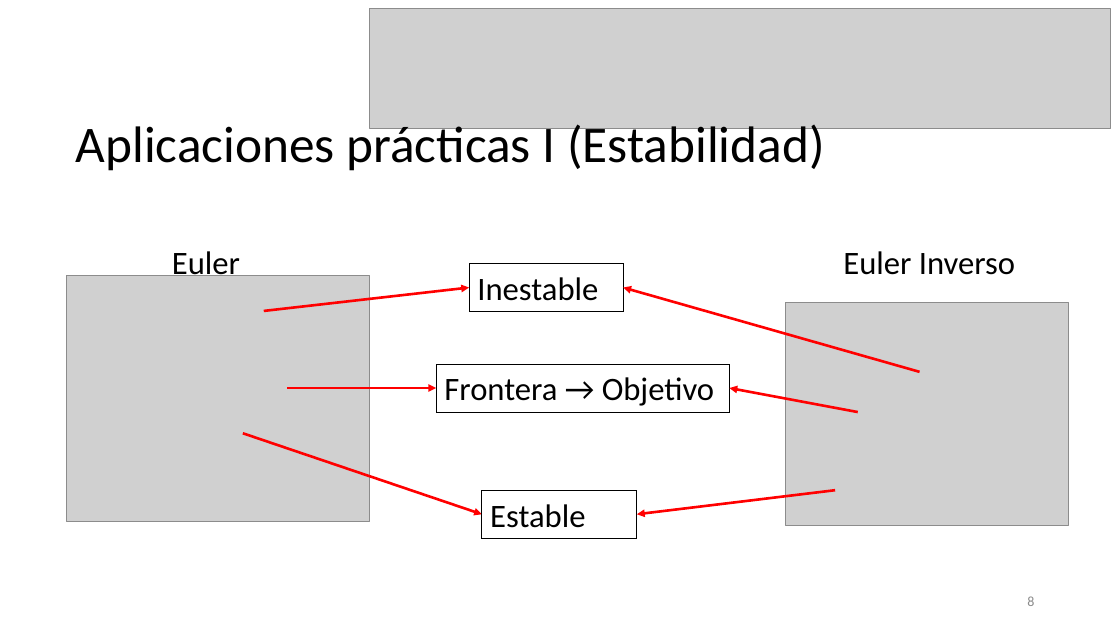
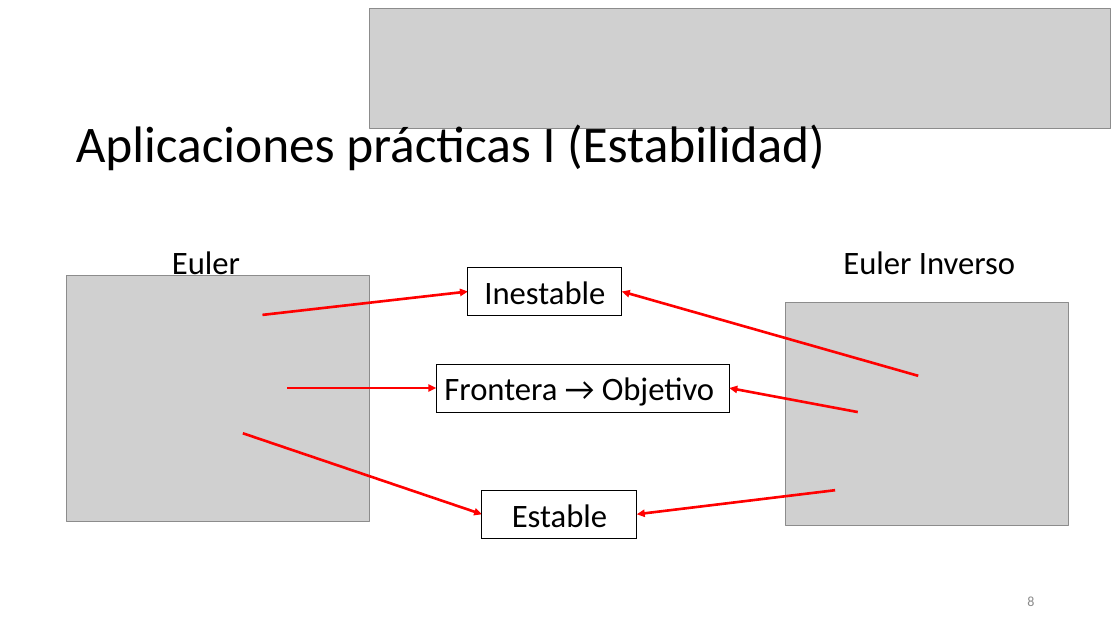
Before and after one commit to BlancaBC/Gravity, a slide deck: slide 8 of Presentacion.pptx. Drawn at 1120x630 pixels with LibreOffice and Linux fonts; fonts in the diff are those of the drawing; grey boxes stand for pictures. Boxes give left, top, right and bottom in pixels: in the first picture for what was removed or moved away, otherwise in the second. Text is boxed around its words. In the diff, an @@ line names an element or a change of style, - is before the commit and + after.

```diff
--- a/Presentacion.pptx
+++ b/Presentacion.pptx
@@ rectangle "Inestable" at <box>468,267,623,315</box>: alignment left to centre @@
@@ arrow moved from (264, 311) - (469, 287) to (262, 315) - (468, 292) @@
@@ arrow moved from (920, 372) - (623, 287) to (918, 376) - (622, 292) @@
@@ rectangle "Estable" at <box>482,491,637,539</box>: alignment left to centre @@
```
Also in this commit, not shown: 1 other slide changed.
